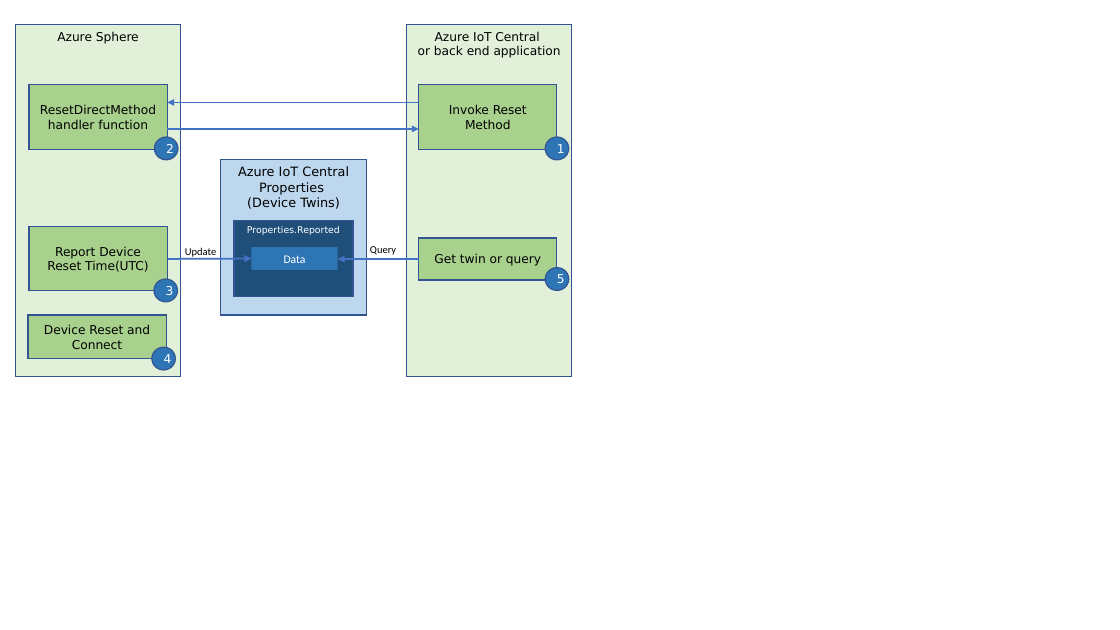
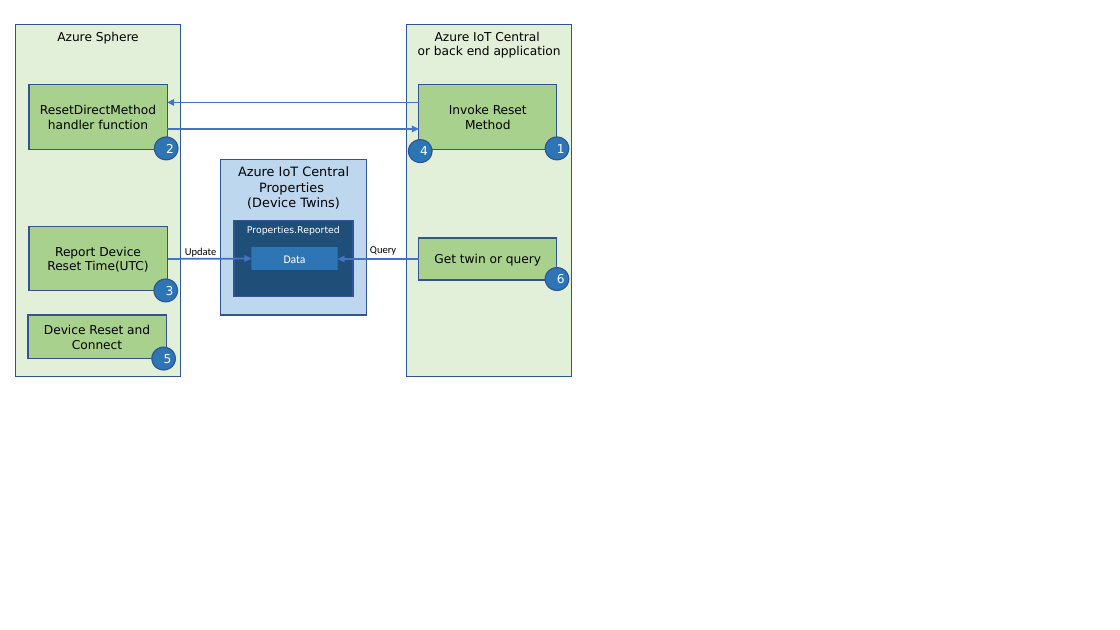
Before and after one commit to gloveboxes/Azure-Sphere-Learning-Path, a slide deck: slide 3 of zdocs/Lab_3_Control_Device_with_Device_Twins_and_Direct_Methods/resources/azure-direct-method-pattern.pptx. Drawn at 1120x630 pixels with LibreOffice and Linux fonts; fonts in the diff are those of the drawing. Boxes give left, top, right and bottom in pixels: in the first picture for what was removed or moved away, otherwise in the second. Text is boxed around its words. In the diff, an @@ line names an element or a change of style, - is before the commit and + after.

```diff
--- a/zdocs/Lab_3_Control_Device_with_Device_Twins_and_Direct_Methods/resources/azure-direct-method-pattern.pptx
+++ b/zdocs/Lab_3_Control_Device_with_Device_Twins_and_Direct_Methods/resources/azure-direct-method-pattern.pptx
@@ ellipse added at box(408, 139, 432, 162), fill #2E75B6, outline #325491 1 pt, 10.5 pt, text #FFFFFF @@
+4
@@ text in ellipse at box(164, 354, 172, 363): text changed @@
-4
+5
```
Also in this commit, not shown: 2 other files.
